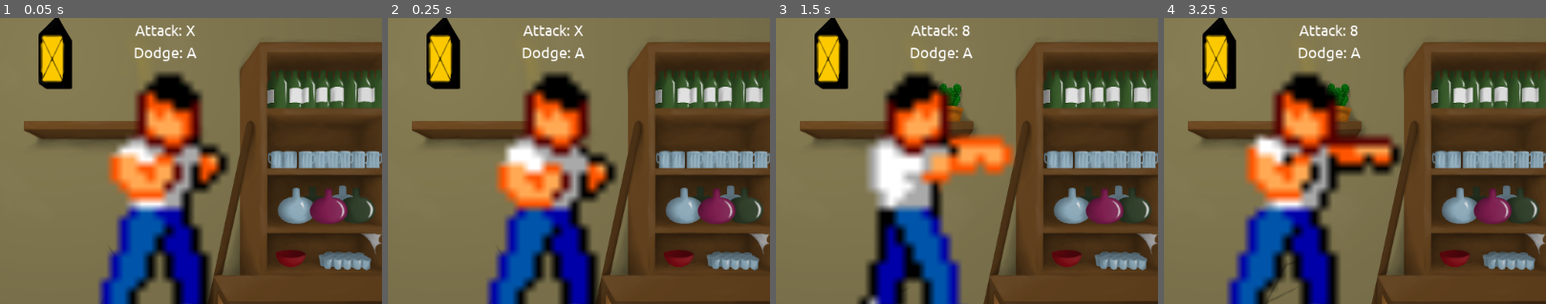
Above: before the commit, frames 1-4 (left to right).
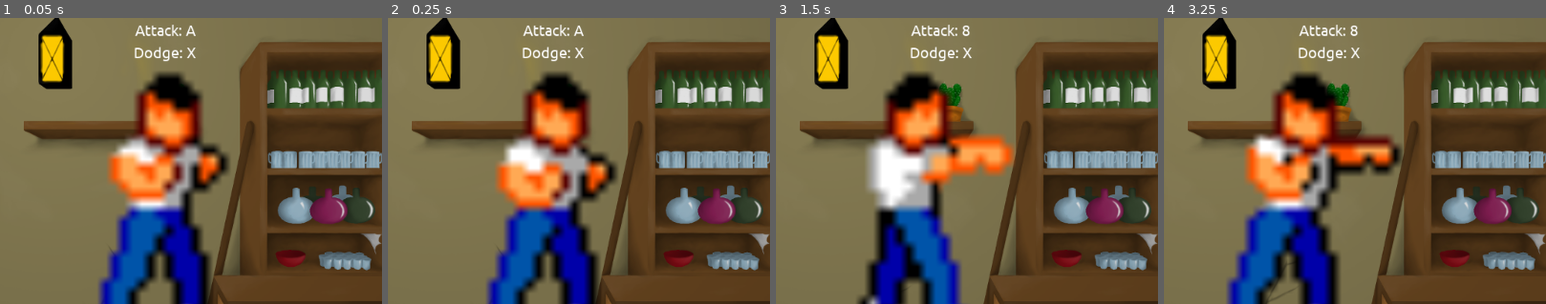
Above: after the commit, the same moments.

Repository: Dahl99/IMT2581_GroupJam
Game: Godot game, scene res://source/game_manager/game_manager.tscn
The game is run twice, just before and just after one commit, with the same random seed, the same clock (stepped at 60 frames per second) and the same inputs.
Inputs:
- Up to frame 1 (0.05 s): no input
- Up to frame 2 (0.25 s): no input
- Up to frame 3 (1.5 s): tap 8 (8) at 0.6 s; tap A (A) at 1.35 s
- Up to frame 4 (3.25 s): tap Enter at 2 s; tap B (B) at 2.1 s; tap P (P) at 2.85 s
The pictures show only the part of the screen within x 28-78%, y 17-67%; the shares and areas given below are measured in that part.

The runs differ from the first frame. In frame 1, 0.1% of the frame differs, in the area x 48-52%, y 2-14%; in frame 2, 0.1%; in frame 3, less than 0.1%; in frame 4, less than 0.1%.

Commit message:
Minor fix to displaying of buttons

Diff:
--- a/source/player/player.gd
+++ b/source/player/player.gd
@@ -28,6 +28,10 @@
 	_keys.shuffle()
 	_attack_btn = _keys.front()
 	_dodge_btn = _keys.back()
+
+	_label_attack.text = _attack_text + _attack_btn
+	_label_dodge.text = _dodge_text + _dodge_btn
+
 	$Animation.play("idle")
 
 func _physics_process(_delta):
